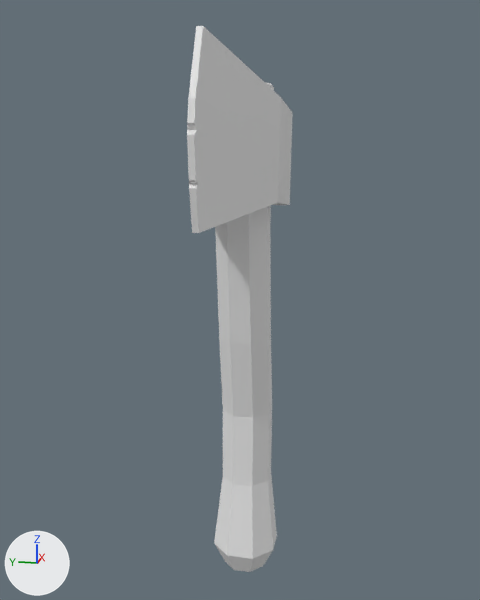
Renders of the glTF model Assets/models/axe1.glb from each side of a commit.
One viewpoint serves both versions: a camera (50 mm lens) standing at (-23.52, -4.53, 16.1) and looking at (-1.89, -0.2, 10.69). Lighting does not change. The marker at lower left points along +X, +Y and +Z. Where no turn or scale is listed for an object, it has been applied to the vertices. Vertices at the same position are counted once.

The first picture shows 'piccola ascia'.
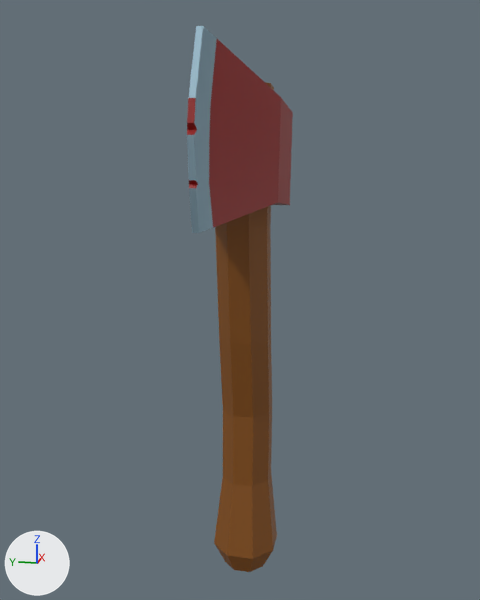
The newer file is also turned or shifted as a whole; pictures and numbers use the older file's frame.

Boxes (x1, y1, x2, y2) around the edits, measured in the pictures (480 x 600 px):
part 1 of me_circle_002, built on
    both: (196, 26, 281, 233)
part 2 of me_circle_002, recoloured (grey to brown)
    both: (214, 82, 277, 572)
part 3 of me_circle_002, recoloured (grey to brown)
    both: (187, 98, 293, 205)
part 4 of me_circle_002, recoloured (white to blue)
    both: (187, 26, 203, 233)

Diff of the bpy script that builds the scene:
```diff
--- a/Assets/models/axe1.glb.py
+++ b/Assets/models/axe1.glb.py
@@ mat_ascia_piccola_scuro @@
+mat_ascia_piccola_scuro = principled_material('ascia.piccola.scuro')
+mat_ascia_piccola_scuro.base_color = (0.173, 0.0104, 0.00717)  # dark red #731a14
@@ mat_ascia_piccola_ferro @@
+mat_ascia_piccola_ferro = principled_material('ascia.piccola.ferro')
+mat_ascia_piccola_ferro.base_color = (0.278, 0.0012, 0.0)  # red #900400
@@ mat_ascia_piccola_legno @@
+mat_ascia_piccola_legno = principled_material('ascia.piccola.legno')
+mat_ascia_piccola_legno.base_color = (0.226, 0.0738, 0.00496)  # brown #834d0f
@@ mat_ascia_piccola_lama @@
+mat_ascia_piccola_lama = principled_material('ascia.piccola.lama')
+mat_ascia_piccola_lama.base_color = (0.342, 0.48, 0.557)  # blue #9eb8c5
+mat_ascia_piccola_lama.metallic = 1.0
+mat_ascia_piccola_lama.roughness = 0.732
@@ me_circle_002 @@
 # used by ob_piccola_ascia; location = (0.26, 0.0, -0.88)
-me_circle_002.from_pydata(...)  # 123 vertices, 236 faces; spans x -7.4..2.1, y -1.5..1.5, z 0.0..19.7
+me_circle_002.from_pydata(...)  # 136 vertices, 262 faces; spans x -7.4..2.1, y -1.5..1.5, z 0.0..19.7
+# me_circle_002 part 1
+# 28 faces are deleted
+# 13 vertices are added at x -6.6..-5.7, y -0.3..0.3, z 14.6..19.5
+# 29 new faces join them, mat_ascia_piccola_ferro (red #900400)
+# 21 new faces join them, mat_ascia_piccola_lama (blue #9eb8c5)
+# 4 new faces join them, mat_ascia_piccola_scuro (dark red #741a14)
+# me_circle_002 part 2: 108 faces spanning x -1.6..1.3, y -1.2..1.2, z 0.0..18.8 switch from no material to mat_ascia_piccola_legno (brown #834d0f)
+# me_circle_002 part 3: 82 faces spanning x -7.4..2.1, y -1.5..1.5, z 14.4..18.2 switch from no material to mat_ascia_piccola_ferro (red #900400)
+# me_circle_002 part 4: 10 faces spanning x -7.4..-6.3, y -0.1..0.1, z 14.5..19.7 switch from no material to mat_ascia_piccola_lama (blue #9eb8c5)
+me_circle_002.materials.append(mat_ascia_piccola_scuro)  # dark red #731a14
```
